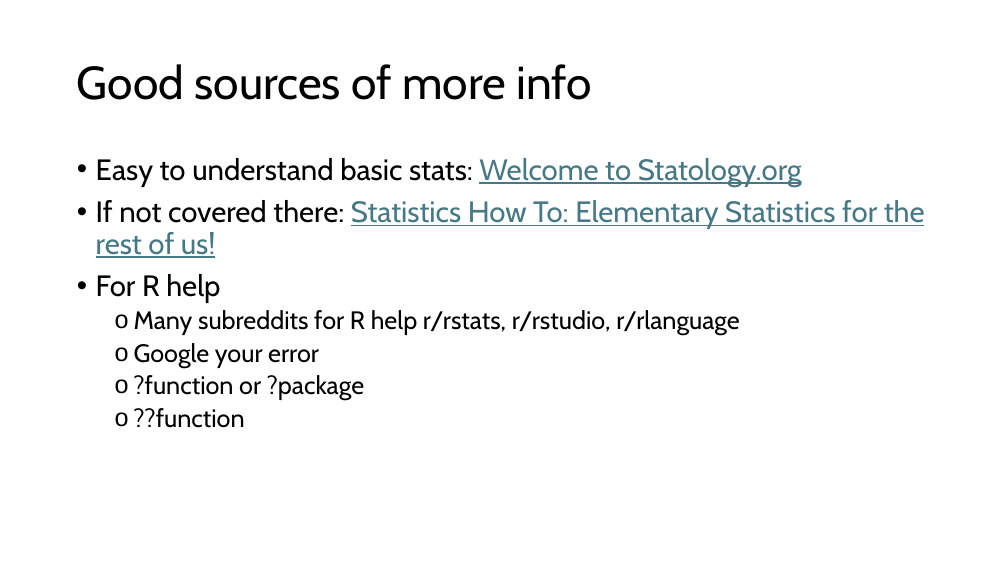
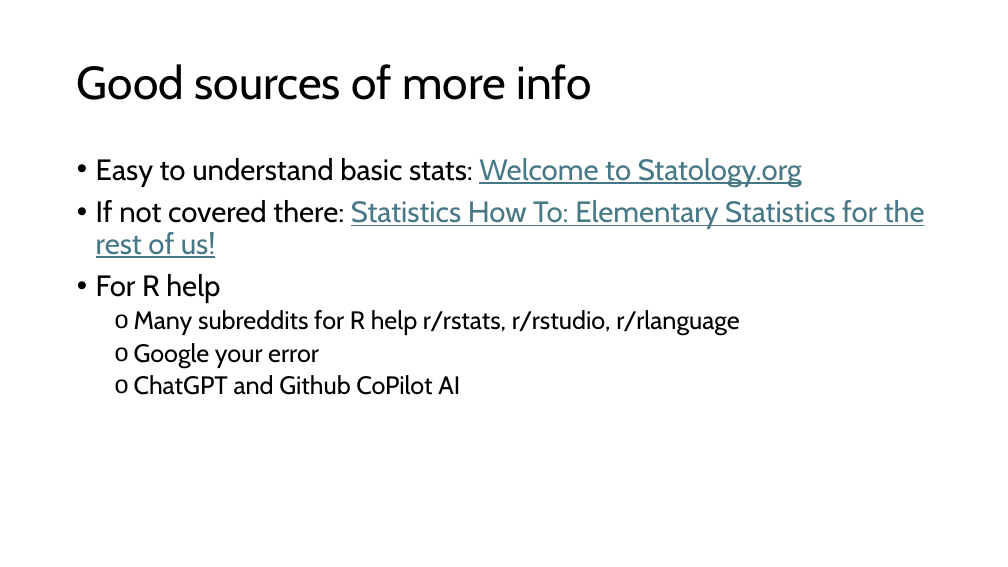
Before and after one commit to HTS-dev96/Pragmatic-R-and-Stats, a slide deck: slide 7 of Pratical Approach to stats and R.pptx (slide 34 before the commit). Drawn at 1008x567 pixels with LibreOffice and Linux fonts; fonts in the diff are those of the drawing. Boxes give left, top, right and bottom in pixels: in the first picture for what was removed or moved away, otherwise in the second. Text is boxed around its words. In the diff, an @@ line names an element or a change of style, - is before the commit and + after.

```diff
--- a/Pratical Approach to stats and R.pptx
+++ b/Pratical Approach to stats and R.pptx
@@ text at [134, 375, 460, 395]: text changed @@
-  o ?function or ?package
-  o ??function
+  o ChatGPT and Github CoPilot AI
```
Also in this commit, not shown: 5 other slides changed, 2 slides added.
